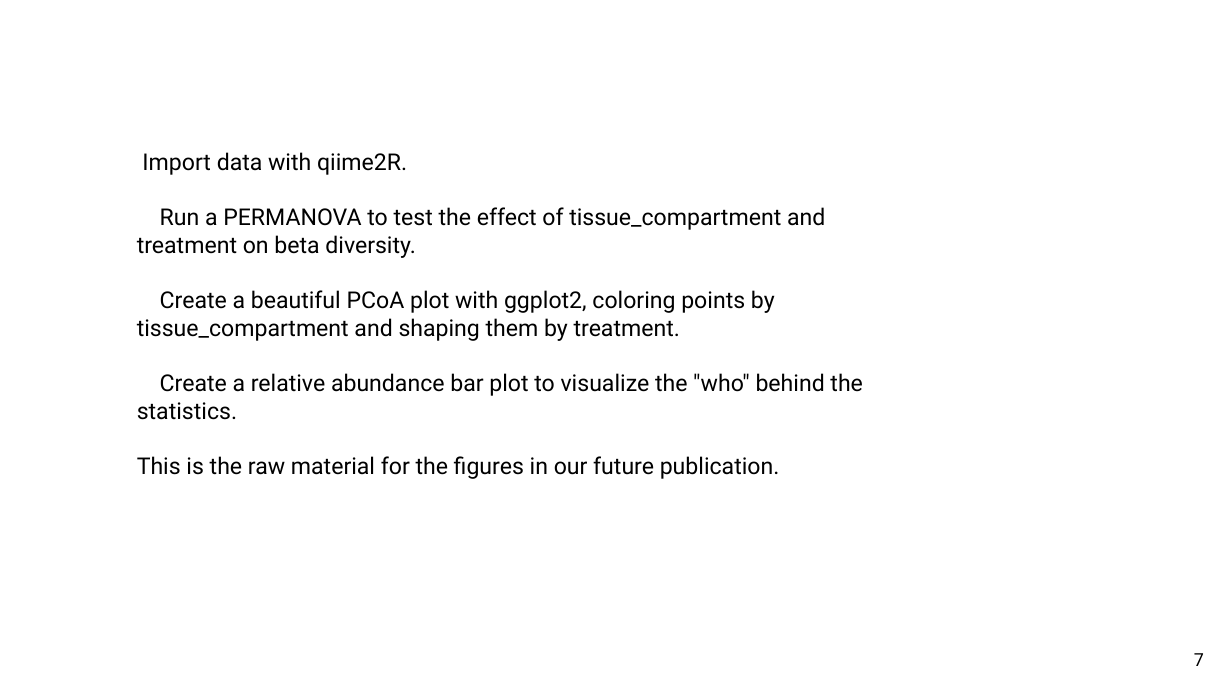
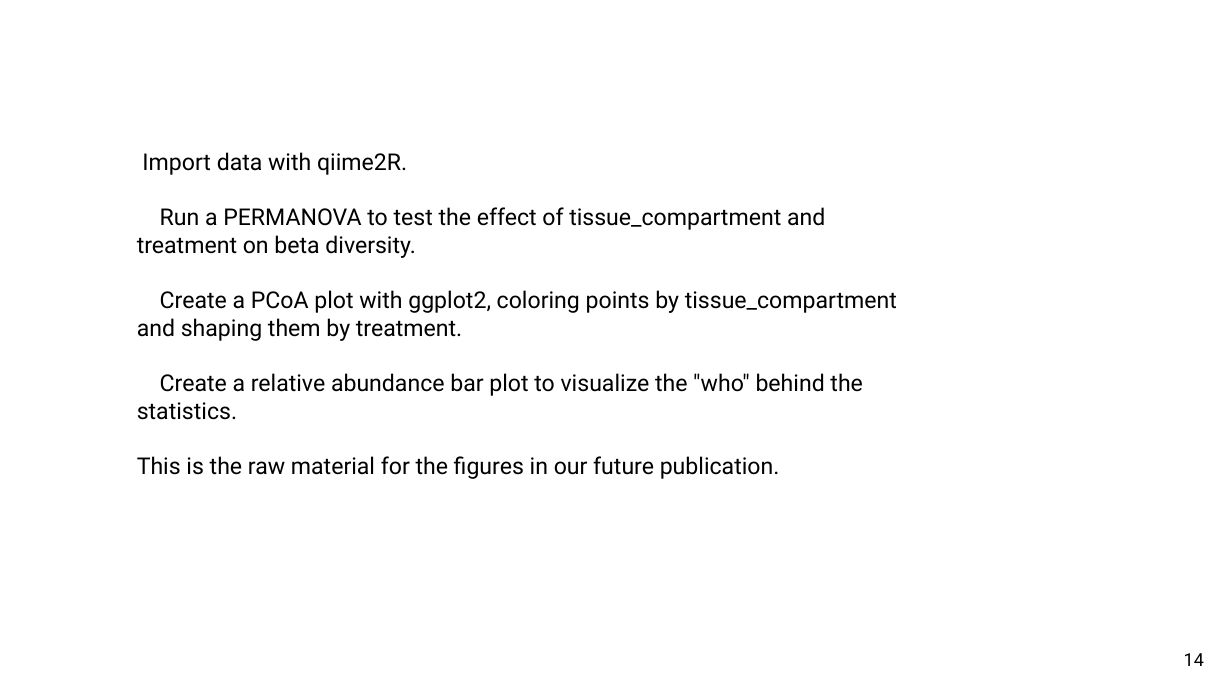
Before and after one commit to sabahzero/UPRM_QIIME2workshop, a slide deck: slide 15 of lectures/Lecture3_UlHasan.pptx (slide 8 before the commit). Drawn at 1232x693 pixels with LibreOffice and Linux fonts; fonts in the diff are those of the drawing. Boxes give left, top, right and bottom in pixels: in the first picture for what was removed or moved away, otherwise in the second. Text is boxed around its words. In the diff, an @@ line names an element or a change of style, - is before the commit and + after.

```diff
--- a/lectures/Lecture3_UlHasan.pptx
+++ b/lectures/Lecture3_UlHasan.pptx
@@ text at (x1=137, y1=290, x2=897, y2=341): text changed @@
-Create a beautiful PCoA plot with ggplot2, coloring points by tissue_compartment and shaping them by treatment.
+Create a PCoA plot with ggplot2, coloring points by tissue_compartment and shaping them by treatment.
@@ page number at (x1=1184, y1=653, x2=1204, y2=666): text changed @@
-7
+14
```
Also in this commit, not shown: 3 other slides changed, 9 slides added, 2 slides removed, 2 other files.
